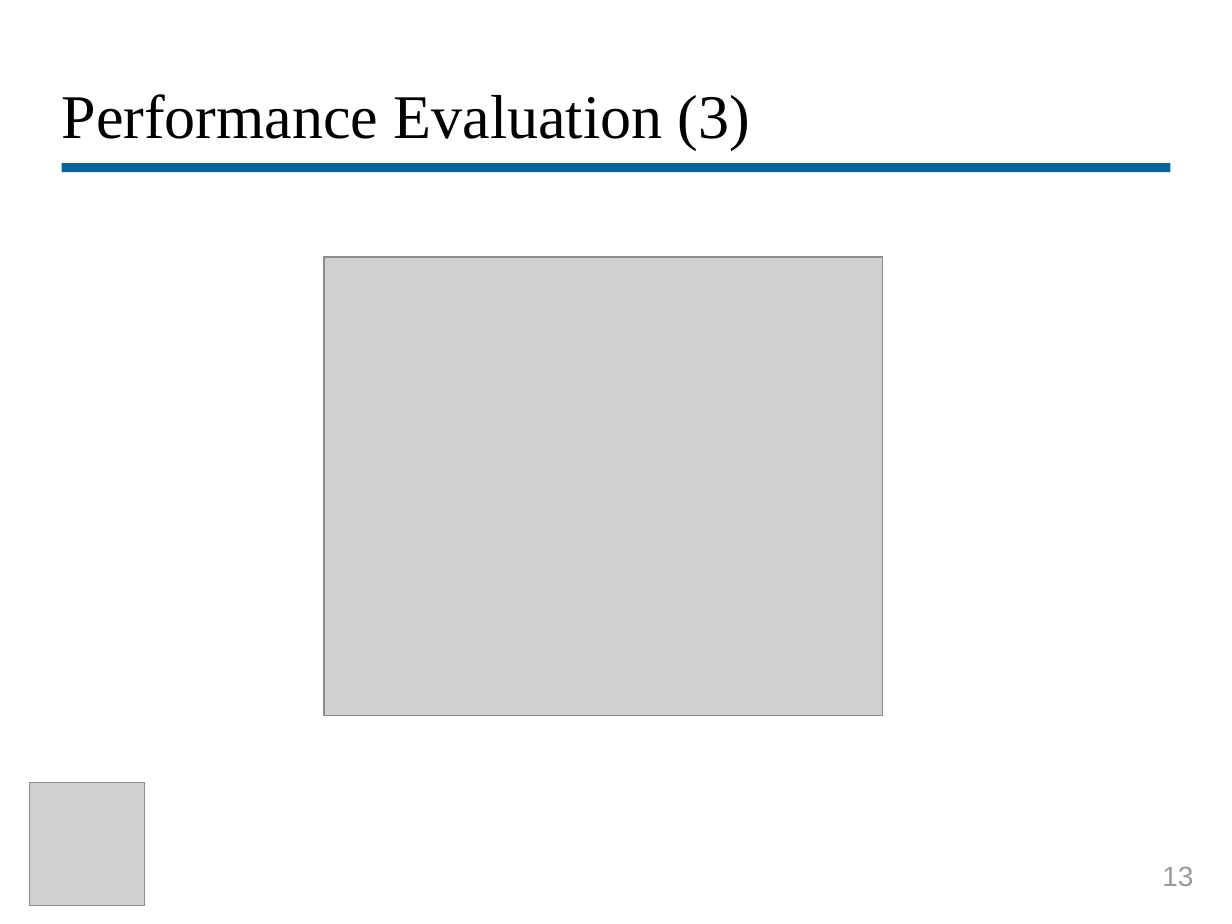
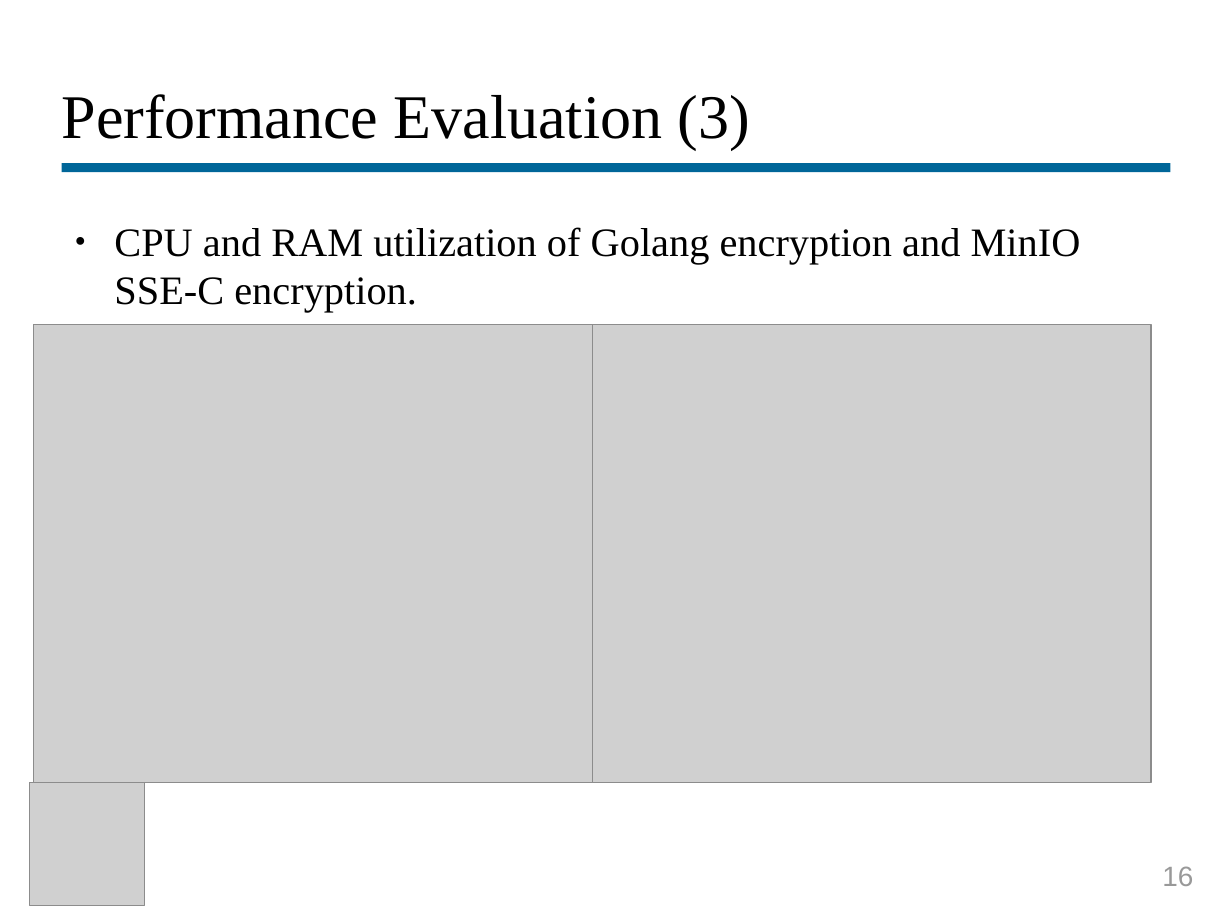
Before and after one commit to vagosdim/MinIO_Security, a slide deck: slide 16 of Deliverable/Presentation.odp (slide 13 before the commit). Drawn at 1232x924 pixels with LibreOffice and Linux fonts; fonts in the diff are those of the drawing; grey boxes stand for pictures. Boxes give left, top, right and bottom in pixels: in the first picture for what was removed or moved away, otherwise in the second. Text is boxed around its words. In the diff, an @@ line names an element or a change of style, - is before the commit and + after.

```diff
--- a/Deliverable/Presentation.odp
+++ b/Deliverable/Presentation.odp
@@ text added at [114, 227, 1081, 313], 26 pt, text #000000 @@
+● CPU and RAM utilization of Golang encryption and MinIO SSE-C encryption.
@@ picture: place and size @@
-picture at [324, 257, 883, 715]
+picture at [34, 324, 593, 783]
@@ picture added at [593, 324, 1152, 783] @@
@@ text at [1162, 866, 1193, 886]: text changed @@
-13
+16
```
Also in this commit, not shown: 4 other slides changed, 12 slides added, 9 slides removed, 5 other files.
